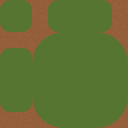
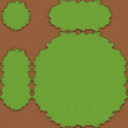
Layered file, before and after one edit (128x128). Changes by layer:
removed layer "Rounded Rectangle 4" over left=32, top=32, right=128, bottom=128
removed layer "Rounded Rectangle 3" over left=0, top=48, right=32, bottom=112
removed layer "Rounded Rectangle 2" over left=48, top=0, right=112, bottom=32
added layer "Layer 16 copy" above "Layer 16" over left=96, top=0, right=113, bottom=32
added layer "Layer 16" above "Layer 14 copy 2" over left=47, top=0, right=64, bottom=32
added layer "Layer 14 copy 2" above "Layer 14 copy" over left=0, top=62, right=6, bottom=97
added layer "Layer 14 copy" above "Layer 14 copy 3" over left=32, top=62, right=38, bottom=97
added layer "Layer 14 copy 3" above "Layer 14" over left=26, top=62, right=32, bottom=97
added layer "Layer 14" above "Layer 13 copy 3" over left=122, top=62, right=128, bottom=97
added layer "Layer 13 copy 3" above "Layer 13 copy 2" over left=63, top=0, right=97, bottom=6
added layer "Layer 13 copy 2" above "Layer 13 copy" over left=63, top=32, right=97, bottom=38
added layer "Layer 13 copy" above "Layer 13" over left=63, top=26, right=97, bottom=32
added layer "Layer 20 copy" above "Layer 20" over left=0, top=0, right=33, bottom=31
added layer "Layer 20" above "Layer 4 copy 2" over left=0, top=45, right=32, bottom=65
added layer "Layer 4 copy 2" above "Layer 4 copy" over left=96, top=32, right=128, bottom=64
added layer "Layer 4 copy" above "Layer 25 copy" over left=32, top=32, right=64, bottom=64
added layer "Layer 25 copy" above "Layer 25" over left=0, top=16, right=32, bottom=32
added layer "Layer 25" above "Layer 4" over left=0, top=96, right=32, bottom=115
added layer "Layer 4" above "Layer 3" over left=32, top=96, right=64, bottom=128
renamed "Rounded Rectangle 1" to "Layer 3", painted on it over left=0, top=0, right=128, bottom=128
added layer "Layer 2" above "Layer 1" over left=0, top=0, right=128, bottom=128
painted on "Layer 1" over left=0, top=0, right=128, bottom=128
…and 1 more changes (1 added)
